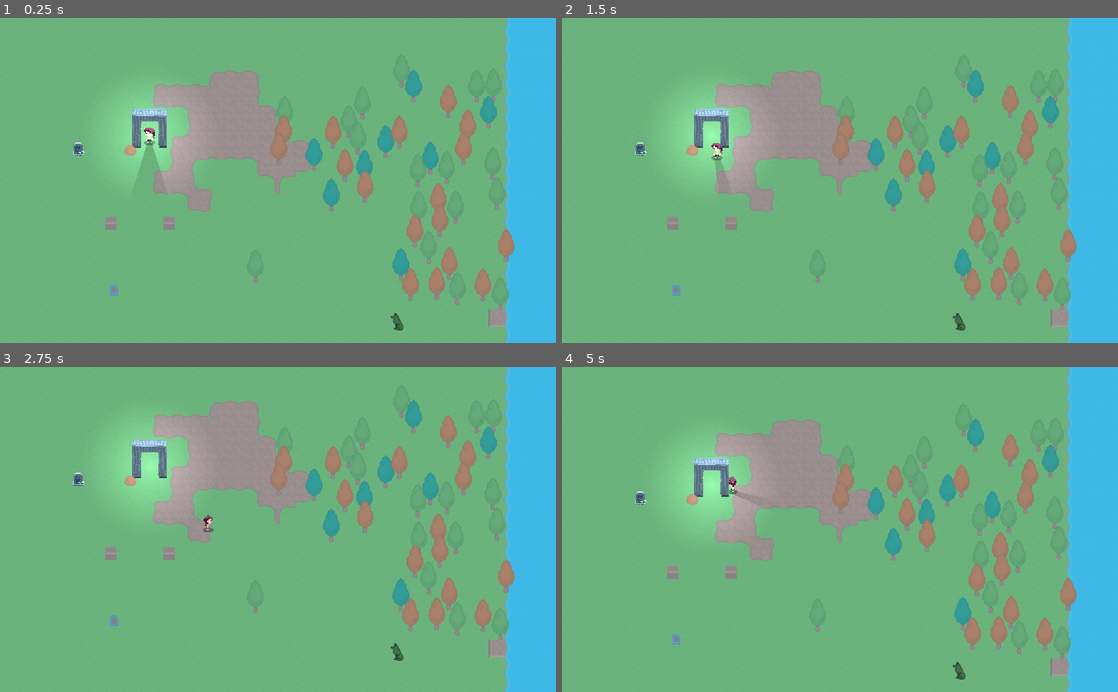
Above: before the commit, frames 1-4 (two rows, left to right).
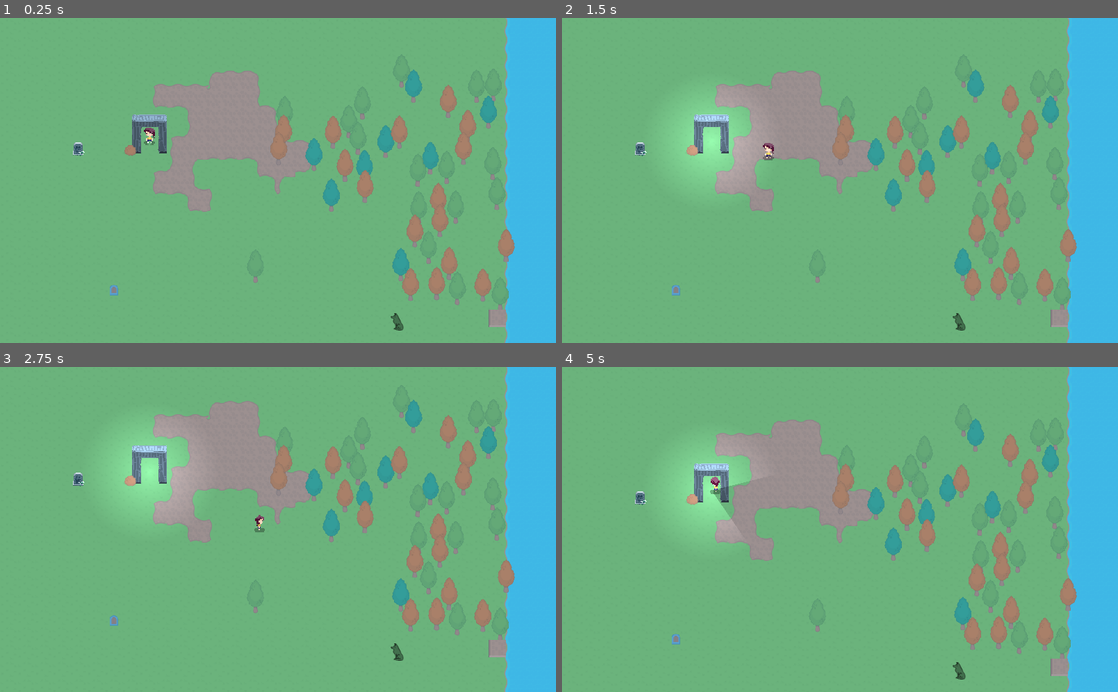
Above: after the commit, the same moments.

Repository: bagedevimo/pxljam19
Game: Godot game, scene res://Game.tscn
The game is run twice, just before and just after one commit, with the same random seed, the same clock (stepped at 60 frames per second) and the same inputs.
Inputs:
- Up to frame 1 (0.25 s): no input
- Up to frame 2 (1.5 s): tap Enter at 0.5 s; hold Right (ui_right) 0.53-1.28 s; tap Space (ui_select) at 0.77 s; hold Down (ui_down) from 1.28 s (still down)
- Up to frame 3 (2.75 s): tap Space (ui_select) at 1.52 s; release Down (ui_down) at 2.03 s; hold Right (ui_right) from 2.03 s (still down)
- Up to frame 4 (5 s): release Right (ui_right) at 2.78 s; hold Up (ui_up) 2.78-3.53 s; tap Space (ui_select) at 3.02, 3.77, 4.52 s; hold Left (ui_left) from 3.53 s (still down)

The runs differ from the first frame. In frame 1, 2.4% of the frame differs, in the area x 18-34%, y 24-66%; in frame 2, 0.8%; in frame 3, 0.7%; in frame 4, 0.9%.

Commit message:
Shorten life expectancy to 60 seconds, hide barrels

Diff:
--- a/Game.tscn
+++ b/Game.tscn
@@ -40,6 +40,7 @@
 ] instance=ExtResource( 2 )]
 position = Vector2( 275.5, 235.489 )
 z_index = -5
+life_expectancy = 6
 
 [node name="Camera2D" type="Camera2D" parent="Obstacles/Player"]
 position = Vector2( -0.911316, -0.455658 )
@@ -65,9 +66,11 @@
 number_of_trees = 15
 
 [node name="Barrell1" parent="." instance=ExtResource( 4 )]
+visible = false
 position = Vector2( 204.363, 374.417 )
 
 [node name="Barrell2" parent="." instance=ExtResource( 4 )]
+visible = false
 position = Vector2( 311.422, 374.417 )
 
 [node name="TutorialTree" parent="." instance=ExtResource( 5 )]
@@ -75,7 +78,7 @@
 z_index = 10
 
 [node name="Gate" parent="." instance=ExtResource( 6 )]
-position = Vector2( 275.616, 191.333 )
+position = Vector2( 275.616, 201.663 )
 z_index = 10
 
 [node name="Wolf" parent="." instance=ExtResource( 7 )]
--- a/Player.gd
+++ b/Player.gd
@@ -47,6 +47,11 @@
 func handle_on_death(args):
 	print("I'm dying....", args)
 	$AnimationPlayer.play("Death")
+	var tombstone = load("res://Tombstone.tscn").instance()
+
+	# TODO: transition?
+	tombstone.position = position
+	get_parent().add_child(tombstone)
 
 func _on_AnimationPlayer_animation_finished(anim_name):
 	if anim_name == "Death":
